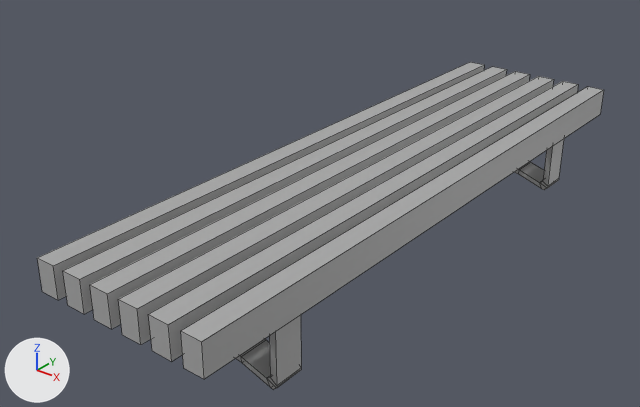
The FBX model Assets/SM_Banc.fbx: old version first, new version second.
One viewpoint serves both versions: a 50 mm camera at (1.306, -1.902, 1.235) aimed at (-0.108, -0.134, 0.139). Arrows for +X, +Y and +Z are at lower left; the lights stay in place. Mesh edges are drawn as thin lines. Where no turn or scale is listed for an object, it has been applied to the vertices.

Objects in the first picture: 'Banc'.
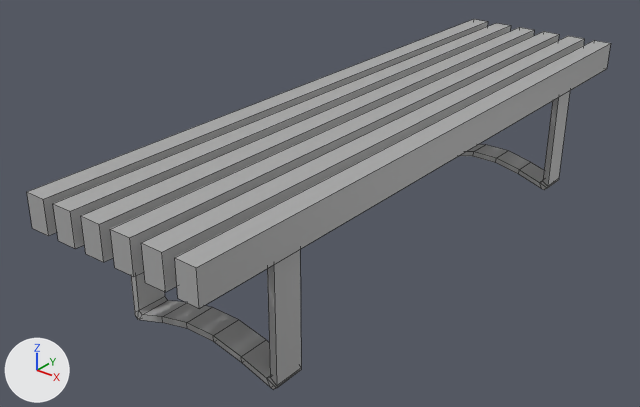
The newer file is also rescaled (x1.5) as a whole; pictures and numbers use the older file's frame.

Location of each change, [x1, y1, x2, y2] in pixels of the pictures (640 x 407 px; the box of a moved part takes in the faces that stretch with it):
'Banc', reshaped (13% taller)
    before: [37, 62, 604, 389]
    after: [27, 19, 611, 389]
part 1 of me_mesh, moved or reshaped
    before: [37, 62, 484, 300]
    after: [27, 19, 488, 236]
part 2 of me_mesh, moved or reshaped
    before: [148, 81, 578, 361]
    after: [141, 36, 584, 292]
part 3 of me_mesh, moved or reshaped
    before: [90, 71, 530, 329]
    after: [81, 27, 534, 262]
part 4 of me_mesh, moved or reshaped
    before: [63, 67, 507, 314]
    after: [53, 23, 511, 249]
part 5 of me_mesh, moved or reshaped
    before: [181, 87, 604, 379]
    after: [175, 40, 611, 308]
part 6 of me_mesh, moved or reshaped
    before: [118, 76, 554, 345]
    after: [110, 31, 559, 277]
part 7 of me_mesh, moved or reshaped
    before: [543, 139, 564, 186]
    after: [543, 91, 570, 186]
part 8 of me_mesh, moved or reshaped
    before: [269, 315, 301, 385]
    after: [131, 250, 301, 385]

Edits to the bpy script that builds the scene:
```text
Change me_mesh:
    where me_mesh.from_pydata(...)  # 160 vertices, 148 faces; spans x -0.26..0.26, y -0.95..0.95, z 0.0..0.27
    used by ob_banc; location = (0.0, 0.0, 0.0)
    me_mesh part 1: the loose piece of 8 vertices spanning x -0.26..-0.2, y -0.95..0.95, z 0.18..0.27 is moved by (0.0, 0.0, 0.16)
    me_mesh part 2: the loose piece of 8 vertices spanning x 0.11..0.17, y -0.95..0.95, z 0.18..0.27 is moved by (0.0, 0.0, 0.16)
    me_mesh part 3: the loose piece of 8 vertices spanning x -0.07..-0.02, y -0.95..0.95, z 0.18..0.27 is moved by (0.0, 0.0, 0.16)
    me_mesh part 4: the loose piece of 8 vertices spanning x -0.17..-0.11, y -0.95..0.95, z 0.18..0.27 is moved by (0.0, 0.0, 0.16)
    me_mesh part 5: the loose piece of 8 vertices spanning x 0.2..0.26, y -0.95..0.95, z 0.18..0.27 is moved by (0.0, 0.0, 0.16)
    me_mesh part 6: the loose piece of 8 vertices spanning x 0.02..0.07, y -0.95..0.95, z 0.18..0.27 is moved by (0.0, 0.0, 0.16)
    me_mesh part 7: all 16 vertices in x -0.24..0.24, y 0.63..0.72, z 0.17..0.19 are moved by (0.0, 0.0, 0.16)
    me_mesh part 8: all 16 vertices in x -0.24..0.24, y -0.72..-0.63, z 0.17..0.19 are moved by (0.0, 0.0, 0.16)
```
